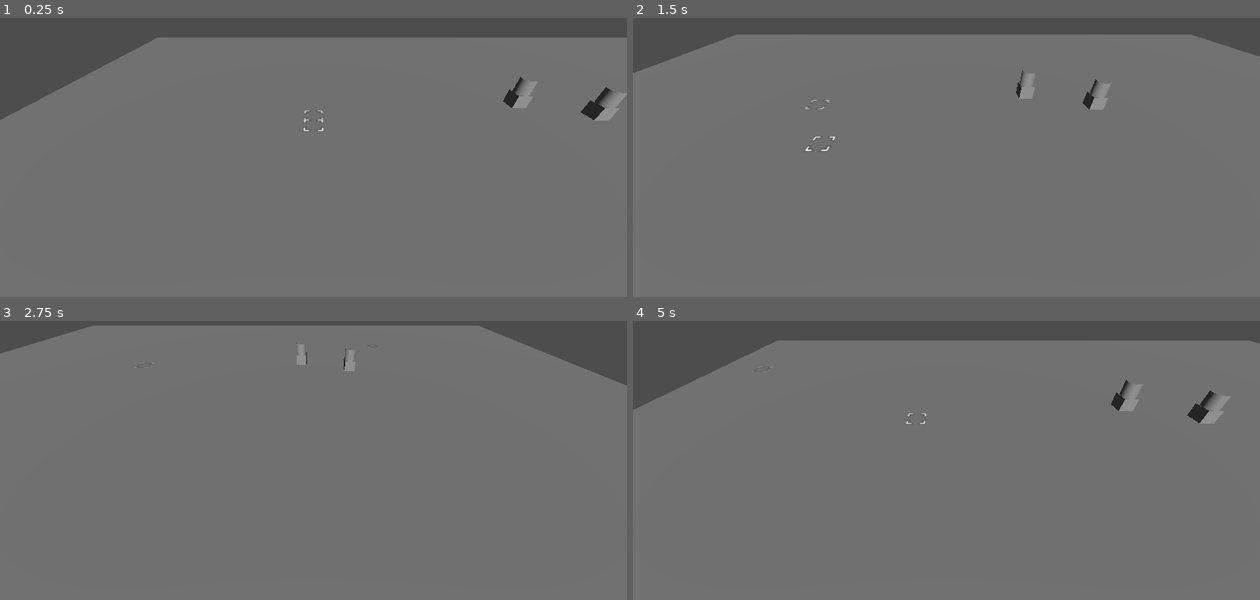
Above: before the commit, frames 1-4 (two rows, left to right).
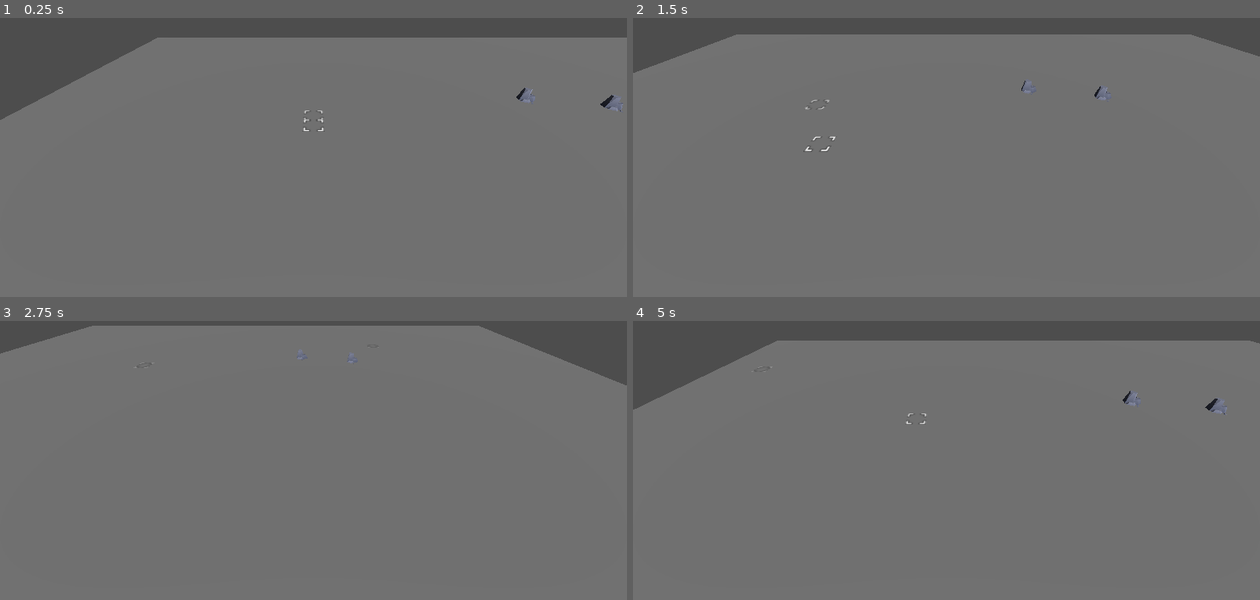
Above: after the commit, the same moments.

Repository: bragasap/gproject
Game: Godot game, scene res://node_3d.tscn
Same seed, same stepped clock (60 frames per second), same inputs: the game is played once before the commit and once after it.
Inputs (mouse positions are in pixels of both pictures, inside the frame that each line leads up to):
- Up to frame 1 (0.25 s): no input
- Up to frame 2 (1.5 s): tap Enter at 0.5 s; move the mouse to (1084, 104) at 0.52 s; hold Right (ui_right) 0.53-1.28 s; click (1084, 104) at 0.67 s; move the mouse to (821, 137) at 1.27 s; hold Down (ui_down) from 1.28 s (still down)
- Up to frame 3 (2.75 s): move the mouse to (376, 346) at 2.02 s; release Down (ui_down) at 2.03 s; hold Right (ui_right) from 2.03 s (still down)
- Up to frame 4 (5 s): move the mouse to (915, 493) at 2.77 s; release Right (ui_right) at 2.78 s; hold Up (ui_up) 2.78-3.53 s; click (915, 493) at 2.92 s; move the mouse to (1134, 477) at 3.52 s; hold Left (ui_left) from 3.53 s (still down); move the mouse to (758, 371) at 4.27 s

The runs differ from the first frame. In frame 1, 0.7% of the frame differs, in the area x 80-100%, y 21-37%; in frame 2, 0.4%; in frame 3, 0.2%; in frame 4, 0.7%.

Commit message:
updated ore model

Diff:
--- a/node_3d.tscn
+++ b/node_3d.tscn
@@ -56,7 +56,7 @@
 transform = Transform3D(1, 0, 0, 0, 0.86741835, 0.4975796, 0, -0.4975796, 0.86741835, 0, 0, 0)
 
 [node name="Ore" parent="." instance=ExtResource("3_a0tk4")]
-transform = Transform3D(1, 0, 0, 0, 1, 0, 0, 0, 1, 19.707275, -0.42544436, -1.2759256)
+transform = Transform3D(1, 0, 0, 0, 1, 0, 0, 0, 1, 20, 0, -1)
 
 [node name="NavigationRegion3D" type="NavigationRegion3D" parent="."]
 transform = Transform3D(2.2234015, 0, 0, 0, 1, 0, 0, 0, 2.1108918, 11.285923, -3.6063488, 0.005924225)
@@ -76,4 +76,4 @@
 script = ExtResource("4_r3fl7")
 
 [node name="Ore2" parent="." instance=ExtResource("3_a0tk4")]
-transform = Transform3D(1, 0, 0, 0, 1, 0, 0, 0, 1, 14.863405, -0.2384243, -2.5236444)
+transform = Transform3D(1, 0, 0, 0, 1, 0, 0, 0, 1, 15, 0, -2)
--- a/orenode/ore.tscn
+++ b/orenode/ore.tscn
@@ -1,10 +1,7 @@
-[gd_scene load_steps=5 format=3 uid="uid://vo1vd610qrxs"]
+[gd_scene load_steps=4 format=3 uid="uid://vo1vd610qrxs"]
 
 [ext_resource type="Script" uid="uid://boxb578ipypyy" path="res://orenode/ore.gd" id="1_21rsy"]
-
-[sub_resource type="BoxMesh" id="BoxMesh_yf7uh"]
-
-[sub_resource type="CylinderMesh" id="CylinderMesh_21rsy"]
+[ext_resource type="PackedScene" uid="uid://crutdapgrru0d" path="res://3dAssets/rock-a.glb" id="2_yf7uh"]
 
 [sub_resource type="BoxShape3D" id="BoxShape3D_21rsy"]
 size = Vector3(1, 3, 1)
@@ -14,16 +11,11 @@
 maxOre = 50
 oreValue = 17
 
-[node name="MeshInstance3D" type="MeshInstance3D" parent="."]
-mesh = SubResource("BoxMesh_yf7uh")
-
-[node name="MeshInstance3D2" type="MeshInstance3D" parent="."]
-transform = Transform3D(1, 0, 0, 0, 1, 0, 0, 0, 1, 0, 0.6046393, 0)
-mesh = SubResource("CylinderMesh_21rsy")
-skeleton = NodePath("../MeshInstance3D")
-
 [node name="Ore" type="StaticBody3D" parent="."]
 
 [node name="ore" type="CollisionShape3D" parent="Ore"]
 transform = Transform3D(1, 0, 0, 0, 1, 0, 0, 0, 1, 0, 0.10277009, 0)
 shape = SubResource("BoxShape3D_21rsy")
+
+[node name="rock-a2" parent="." instance=ExtResource("2_yf7uh")]
+transform = Transform3D(2, 0, 0, 0, 2, 0, 0, 0, 2, 0, 0, 0)
Binary file added: 3dAssets/Textures/colormap.png
Not shown, added: 3dAssets/Textures/colormap.png.import
Binary file added: 3dAssets/rock-a.glb
Not shown, added: 3dAssets/rock-a.glb.import
